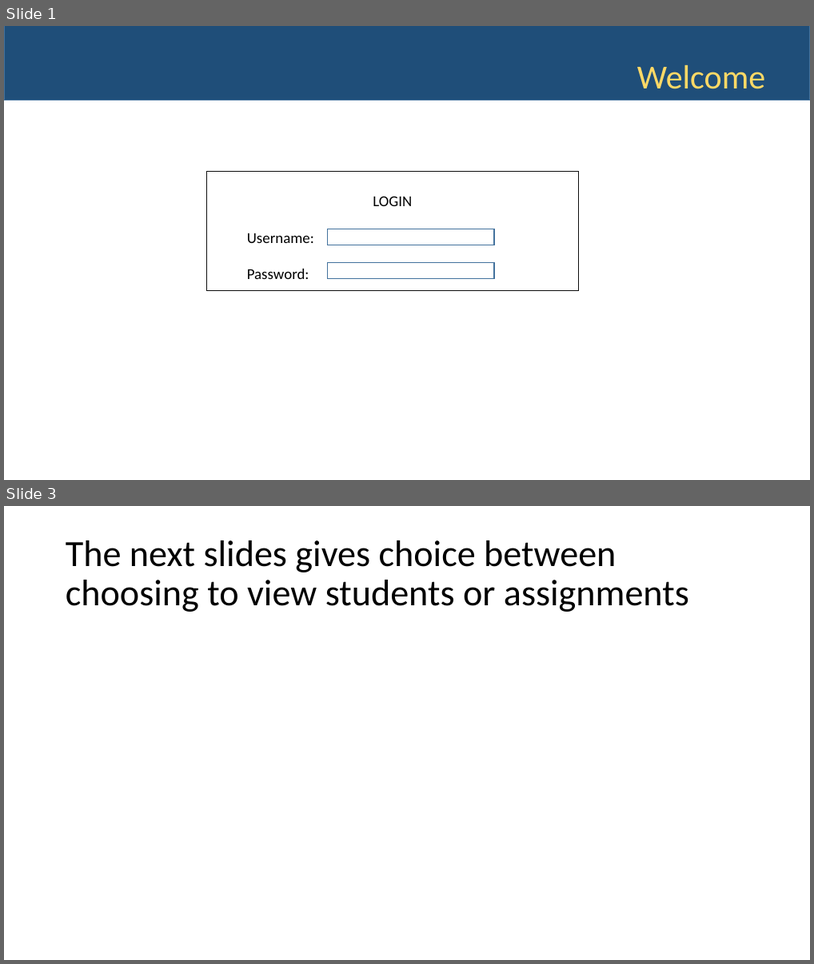
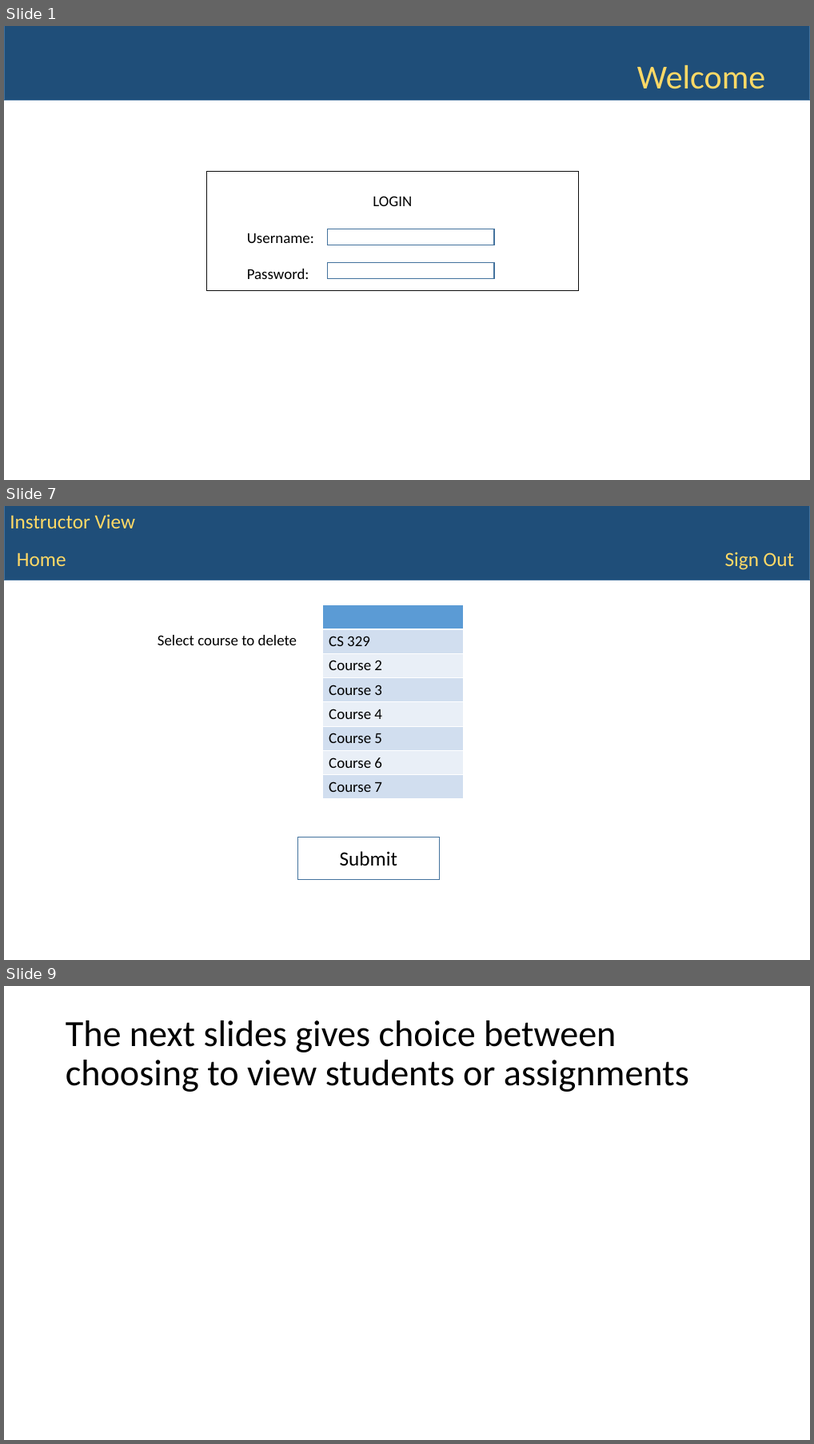
Before and after one commit to WVUP/Spring-2015, a slide deck: Assignments/Gradebook App PowerPont/Courtney Linville/Gradebook.pptx. Shown one above the other, each under a label of ours: slides 1 and 3 before the commit, slides 1, 7 and 9 after it; the slides between them are not shown. The pictures are 814x964 and 814x1444 pixels, drawn with LibreOffice and Linux fonts; fonts in the diff are those of the drawing. Boxes give left, top, right and bottom in pixels: in the first picture for what was removed or moved away, otherwise in the second. Text is boxed around its words. In the diff, an @@ line names an element or a change of style, - is before the commit and + after.

```diff
--- a/Assignments/Gradebook App PowerPont/Courtney Linville/Gradebook.pptx
+++ b/Assignments/Gradebook App PowerPont/Courtney Linville/Gradebook.pptx
@@ slide 7 added at [4,506,810,960], background #FFFFFF @@
@@ rectangle added at [4,506,810,580], fill #1F4E79, outline #43739E 1 pt @@
@@ text added at [10,514,135,528], 24 pt, text #FFD966 @@
+Instructor View
@@ text added at [17,552,66,566], 24 pt, text #FFD966 @@
+Home
@@ text added at [726,552,794,570], 24 pt, text #FFD966 @@
+Sign Out
@@ table added at [323,605,463,799], 8 rows, 1 columns @@
+
+CS 329
+Course 2
+Course 3
+Course 4
+Course 5
+Course 6
+Course 7
@@ text added at [158,635,297,645], 18 pt, text #000000 @@
+Select course to delete
@@ rectangle added at [298,836,440,879], outline #43739E 1 pt @@
@@ text added at [340,851,398,866], 24 pt, text #000000 @@
+Submit
@@ what was slide 3 is now slide 9 @@
```
Also in this commit, not shown: 4 slides changed, 18 other slides added.
